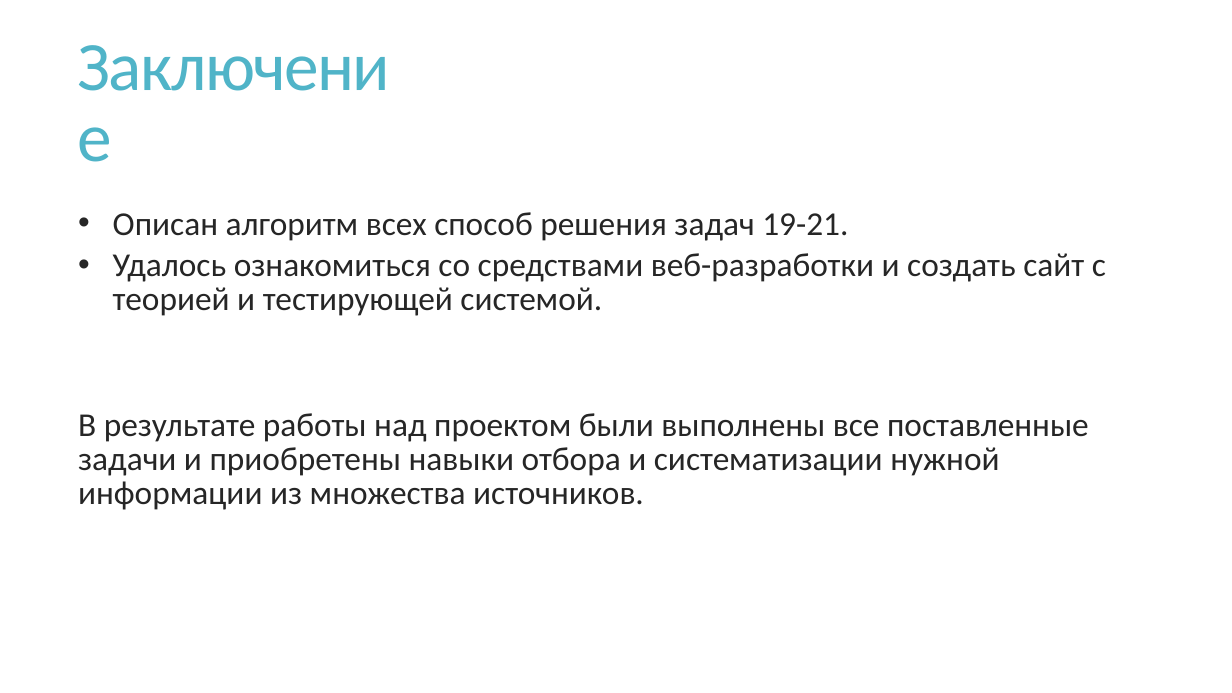
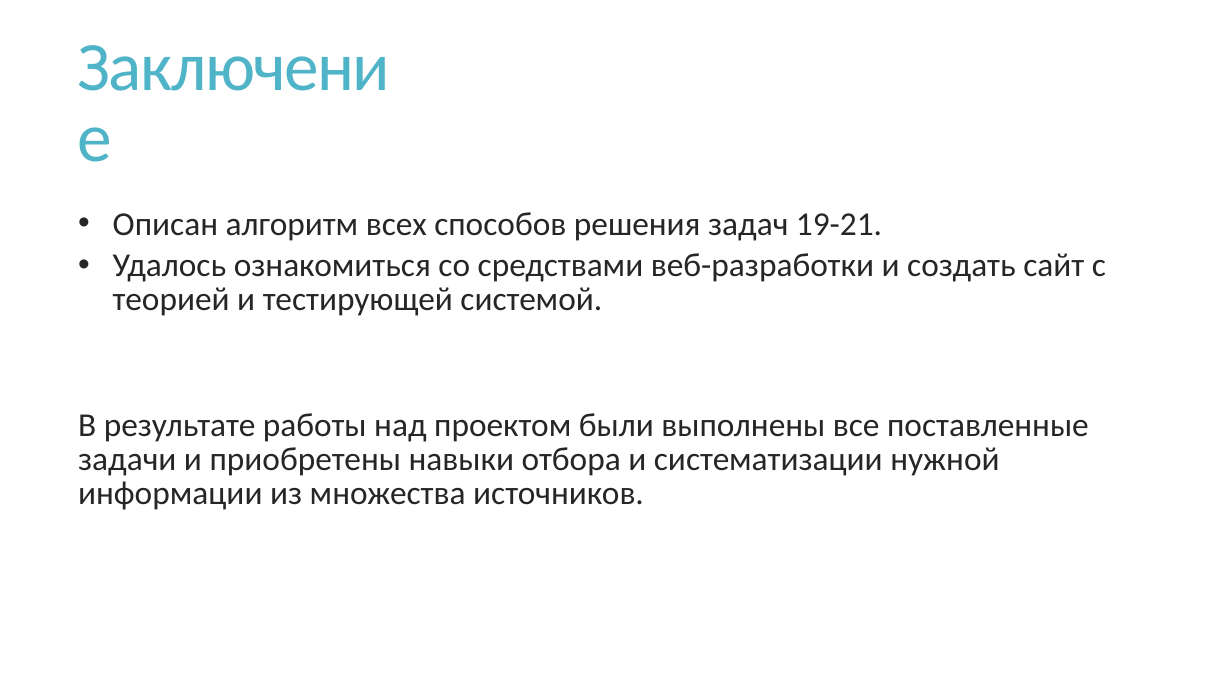
Before and after one commit to VladPetrov3/School_Project_EGE, a slide deck: slide 23 of Организация проекта/Теория игр.pptx. Drawn at 1232x693 pixels with LibreOffice and Linux fonts; fonts in the diff are those of the drawing. Boxes give left, top, right and bottom in pixels: in the first picture for what was removed or moved away, otherwise in the second. Text is boxed around its words. In the diff, an @@ line names an element or a change of style, - is before the commit and + after.

```diff
--- a/Организация проекта/Теория игр.pptx
+++ b/Организация проекта/Теория игр.pptx
@@ text at bbox=[113, 212, 882, 241]: text changed @@
-  • Описан алгоритм всех способ решения задач 19-21.
+  • Описан алгоритм всех способов решения задач 19-21.
```
Also in this commit, not shown: 2 other files.
